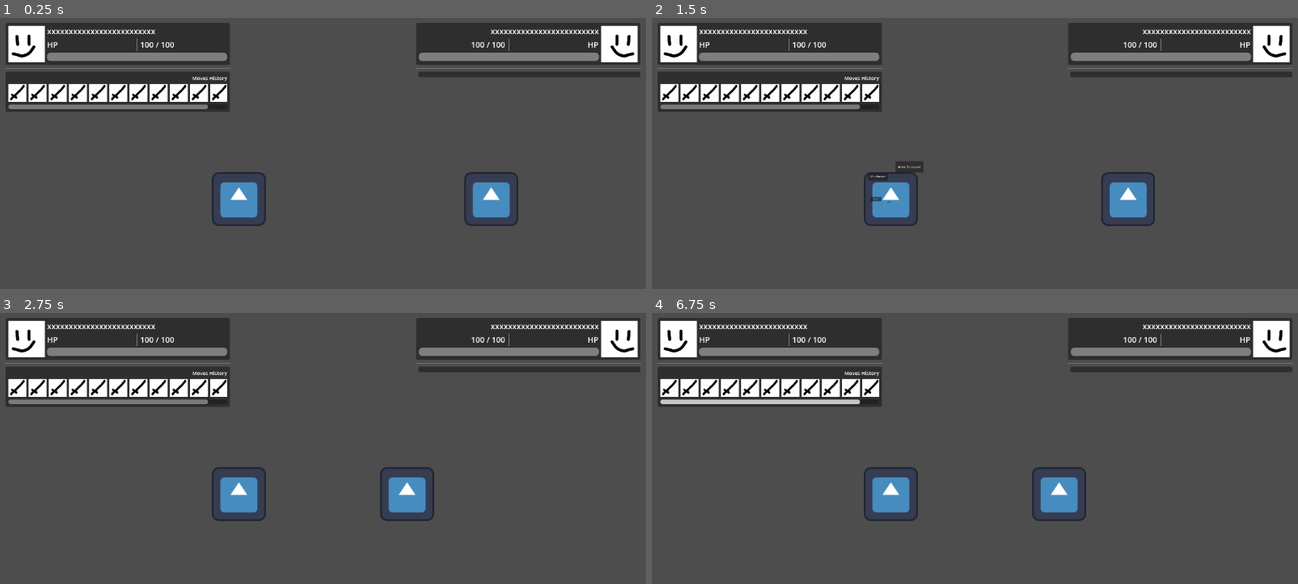
Above: before the commit, frames 1-4 (two rows, left to right).
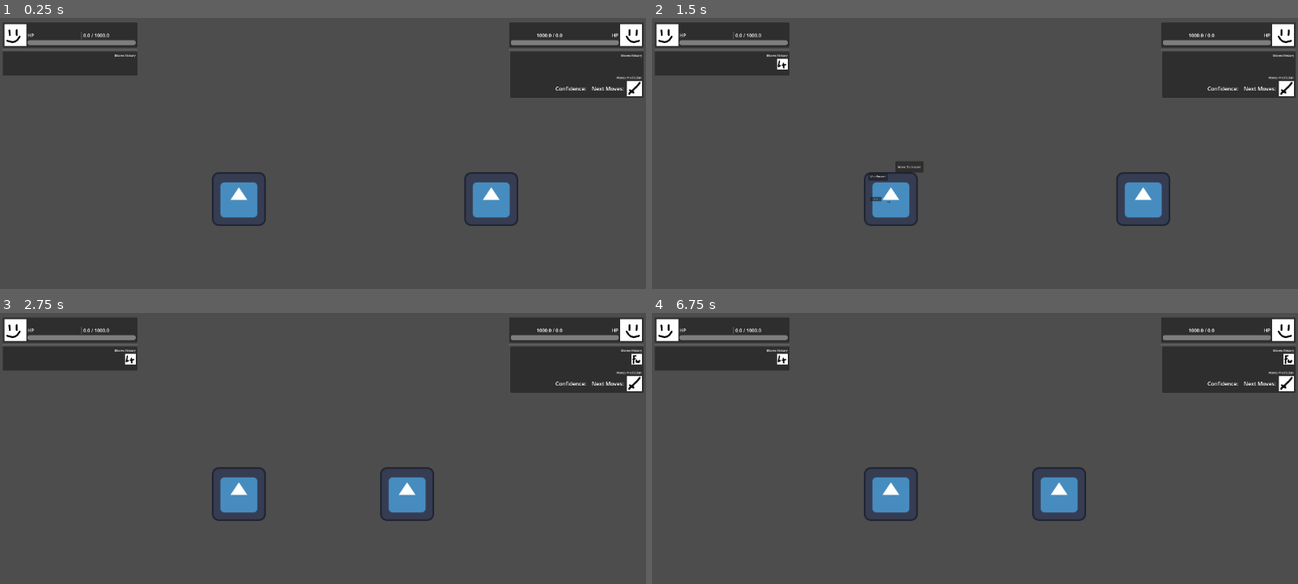
Above: after the commit, the same moments.

Repository: myticalcat/moveset-godot
Game: Godot game, scene res://scene/battle/battle_main.tscn
Two runs of this game, one before a commit and one after it. Both use one fixed random seed, a clock stepped at 60 frames per second and the inputs below. The engine's default icon, where the game draws it, is replaced by a stand-in: a white triangle on a blue panel in a dark square.
Inputs (mouse positions are in pixels of both pictures, inside the frame that each line leads up to):
- Up to frame 1 (0.25 s): no input
- Up to frame 2 (1.5 s): tap Enter at 0.5 s; move the mouse to (891, 199) at 0.52 s; click "Light Attack" at 1.25 s
- Up to frame 3 (2.75 s): tap Space at 2 s; move the mouse to (193, 510) at 2.02 s
- Up to frame 4 (6.75 s): move the mouse to (1039, 413) at 2.77 s; tap Enter at 3.5, 5 s; move the mouse to (942, 567) at 3.52 s; tap Space at 4.25, 5.75 s; move the mouse to (1168, 548) at 4.27 s; move the mouse to (781, 440) at 5.02 s; move the mouse to (1007, 494) at 5.77 s; move the mouse to (878, 402) at 6.52 s

The runs differ from the first frame. In frame 1, 15% of the frame differs, in the area x 0-100%, y 1-35%; in frame 2, 16%, in the area x 0-100%, y 1-77%; in frame 3, 15%; in frame 4, 15%.
Error before the commit: Invalid access to property or key 'max_health_point' on a base object of type 'Nil'. (res://scene/battle/ui_battle.gd:36)

Commit message:
bunch of shit i dont remember, but mostly UI i think

Diff:
--- a/scene/battle/battle_main.tscn
+++ b/scene/battle/battle_main.tscn
@@ -5,11 +5,12 @@
 [ext_resource type="PackedScene" uid="uid://ckmfcp604fw20" path="res://scene/battle/ui_battle.tscn" id="4_2rfxa"]
 [ext_resource type="PackedScene" uid="uid://64tnpm6qyy60" path="res://scripts/characters/character.tscn" id="4_onrr4"]
 
-[node name="BattleMain" type="Node2D" unique_id=1131230524 node_paths=PackedStringArray("camera", "player", "enemy")]
+[node name="BattleMain" type="Node2D" unique_id=1131230524 node_paths=PackedStringArray("camera", "player", "enemy", "ui")]
 script = ExtResource("1_hfrix")
 camera = NodePath("Camera2D")
 player = NodePath("Player")
 enemy = NodePath("Character2")
+ui = NodePath("UIBattle")
 
 [node name="Camera2D" type="Camera2D" parent="." unique_id=1996028079]
 zoom = Vector2(0.75, 0.75)
--- a/scene/battle/battle_manager.gd
+++ b/scene/battle/battle_manager.gd
@@ -10,6 +10,8 @@
 
 @export var player : Player
 @export var enemy : Character
+@export var ui : UIBattle
+@export var wait_time_between := 1.0
 var character_pos : Dictionary = {}
 var _move_tweens : Dictionary = {}
 
@@ -31,7 +33,14 @@
 	if debug == true:
 		player.chipset = NokaiFlip.new()
 		enemy.chipset = NokaiFlip.new()
-		start_game(player, enemy)
+		player.str_stat = 10
+		player.agi_stat = 20
+		player.int_stat = 10
+		player.health_point = player.str_stat * 100
+		enemy.health_point = enemy.str_stat * 100
+	ui.setup(player, enemy)
+	start_game(player, enemy)
+
 
 func start_game(player_new : Player, enemy_new: Character):
 	self.player = player_new
@@ -72,23 +81,31 @@
 		if player_spd == enemy_spd:
 			if randf() < 0.6:
 				resolve_moves(player, enemy, player_mv, enemy_mv, true)
-				await get_tree().create_timer(0.1).timeout
+				await get_tree().create_timer(wait_time_between).timeout
 				resolve_moves(enemy, player, enemy_mv, player_mv, false)
 			else:
 				resolve_moves(enemy, player, enemy_mv, player_mv, true)
-				await get_tree().create_timer(0.1).timeout
+				await get_tree().create_timer(wait_time_between).timeout
 				resolve_moves(player, enemy, player_mv, enemy_mv, false)
 		elif player_spd > enemy_spd:
 			resolve_moves(player, enemy, player_mv, enemy_mv, true)
-			await get_tree().create_timer(0.1).timeout
+			await get_tree().create_timer(wait_time_between).timeout
 			resolve_moves(enemy, player, enemy_mv, player_mv, false)
 		else:
 			resolve_moves(enemy, player, enemy_mv, player_mv, true)
-			await get_tree().create_timer(0.1).timeout
+			await get_tree().create_timer(wait_time_between).timeout
 			resolve_moves(player, enemy, player_mv, enemy_mv, false)
 
+		if enemy.is_staggered:
+			enemy.is_staggered = false
+
+		if player.is_staggered:
+			enemy.is_staggered = false
+
 
 func resolve_moves(actor : Character, subject : Character, mv : Moves.Types, subject_mv : Moves.Types, moved_first : bool):
+	if mv == Moves.Types.STAGGER:
+		return
 
 	actor.add_to_history(mv)
 
@@ -107,8 +124,6 @@
 	if mv == Moves.Types.PARRY:
 		print("parry")
 		resolve_parry(actor, subject, subject_mv, moved_first)
-	if mv == Moves.Types.STAGGER:
-		pass
 
 func resolve_parry(_actor : Character, subject : Character, subject_mv : Moves.Types, moved_first : bool):
 	if moved_first and subject_mv == Moves.Types.LIGHT_ATK:
--- a/scene/battle/ui_battle.gd
+++ b/scene/battle/ui_battle.gd
@@ -1,17 +1,21 @@
 extends CanvasLayer
 
+class_name UIBattle
+
 @export var l_name : Label
-@export var l_level: Label
 @export var l_hp_lab : Label
 @export var l_hp_prg : ProgressBar
 @export var l_mv_hst : HBoxContainer
+@export var l_mv_srl : ScrollContainer
 
 @export var r_name : Label
-@export var r_level: Label
 @export var r_hp_lab : Label
 @export var r_hp_prg : ProgressBar
 @export var r_mv_hst : HBoxContainer
 
+@export var next_pred_mv : Label
+@export var next_pred_cl : Label
+@export var next_pred_tx : TextureRect
 
 var l_char : Character
 var r_char : Character
@@ -30,13 +34,37 @@
 	l_prev_mv.append_array(l_char.move_history)
 	r_prev_mv = []
 	r_prev_mv.append_array(r_char.move_history)
+	for c in l_mv_hst.get_children():
+		c.queue_free()
+	for c in r_mv_hst.get_children():
+		c.queue_free()
+
 	update_ui()
 
 func update_ui():
+	if not l_char or not r_char:
+		return
+
 	l_hp_lab.text = str(l_char.max_health_point) + " / " + str(l_char.health_point)
 	r_hp_lab.text = str(l_char.health_point) + " / " + str(r_char.max_health_point)
 	l_hp_prg.value = l_char.health_point
 	r_hp_prg.value = r_char.health_point
+	if l_prev_mv != l_char.move_history:
+		l_prev_mv = l_char.move_history.duplicate()
+		for c in l_mv_hst.get_children():
+			c.queue_free()
+		for mv in l_prev_mv:
+			var tx := TextureRect.new()
+			tx.texture = Moves.type_to_texture(mv)
+			l_mv_hst.add_child(tx)
+	if r_prev_mv != r_char.move_history:
+		r_prev_mv = r_char.move_history.duplicate()
+		for c in r_mv_hst.get_children():
+			c.queue_free()
+		for mv in r_prev_mv:
+			var tx := TextureRect.new()
+			tx.texture = Moves.type_to_texture(mv)
+			r_mv_hst.add_child(tx)
 
-func _process(delta: float) -> void:
+func _process(_delta: float) -> void:
 	update_ui()
--- a/scene/battle/ui_battle.tscn
+++ b/scene/battle/ui_battle.tscn
@@ -6,14 +6,28 @@
 [ext_resource type="LabelSettings" uid="uid://bnnf43mt36kr6" path="res://theme/label_ui_info.tres" id="3_rng56"]
 [ext_resource type="Texture2D" uid="uid://bc5rebjcoal70" path="res://assets/32_atk.jpg" id="4_rng56"]
 
-[node name="UIBattle" type="CanvasLayer" unique_id=1112870766]
+[node name="UIBattle" type="CanvasLayer" unique_id=1112870766 node_paths=PackedStringArray("l_name", "l_hp_lab", "l_hp_prg", "l_mv_hst", "l_mv_srl", "r_name", "r_hp_lab", "r_hp_prg", "r_mv_hst", "next_pred_mv", "next_pred_cl", "next_pred_tx")]
+scale = Vector2(0.6, 0.6)
+transform = Transform2D(0.6, 0, 0, 0.6, 0, 0)
 script = ExtResource("1_7uw2c")
+l_name = NodePath("Control/MarginContainer/HBoxContainer/PlayerVBox/InfoPanel/MarginContainer/HBoxContainer/VBoxContainer/PlayerName")
+l_hp_lab = NodePath("Control/MarginContainer/HBoxContainer/PlayerVBox/InfoPanel/MarginContainer/HBoxContainer/VBoxContainer/HBoxContainer/HPLab")
+l_hp_prg = NodePath("Control/MarginContainer/HBoxContainer/PlayerVBox/InfoPanel/MarginContainer/HBoxContainer/VBoxContainer/HpBarPlayer")
+l_mv_hst = NodePath("Control/MarginContainer/HBoxContainer/PlayerVBox/HBoxContainer/PanelContainer/MarginContainer/VBoxContainer/ScrollContainer/HBoxContainer")
+l_mv_srl = NodePath("Control/MarginContainer/HBoxContainer/PlayerVBox/HBoxContainer/PanelContainer/MarginContainer/VBoxContainer/ScrollContainer")
+r_name = NodePath("Control/MarginContainer/HBoxContainer/EnemyVBox/InfoPanel2/MarginContainer/HBoxContainer/VBoxContainer/PlayerName")
+r_hp_lab = NodePath("Control/MarginContainer/HBoxContainer/EnemyVBox/InfoPanel2/MarginContainer/HBoxContainer/VBoxContainer/HBoxContainer/HPLab")
+r_hp_prg = NodePath("Control/MarginContainer/HBoxContainer/EnemyVBox/InfoPanel2/MarginContainer/HBoxContainer/VBoxContainer/HpBarPlayer")
+r_mv_hst = NodePath("Control/MarginContainer/HBoxContainer/EnemyVBox/HBoxContainer/PanelContainer/VBoxContainer/MarginContainer2/VBoxContainer/ScrollContainer/HBoxContainer")
+next_pred_mv = NodePath("Control/MarginContainer/HBoxContainer/EnemyVBox/HBoxContainer/PanelContainer/VBoxContainer/MarginContainer2/VBoxContainer/HBoxContainer/NextMoves")
+next_pred_cl = NodePath("Control/MarginContainer/HBoxContainer/EnemyVBox/HBoxContainer/PanelContainer/VBoxContainer/MarginContainer2/VBoxContainer/HBoxContainer/Confidence")
+next_pred_tx = NodePath("Control/MarginContainer/HBoxContainer/EnemyVBox/HBoxContainer/PanelContainer/VBoxContainer/MarginContainer2/VBoxContainer/HBoxContainer/TextureRect")
 
 [node name="Control" type="Control" parent="." unique_id=953920951]
 layout_mode = 3
 anchor_top = -0.0001481374
-anchor_right = 1.0
-anchor_bottom = -0.0001481374
+anchor_right = 1.6710069
+anchor_bottom = -0.0002962748
 offset_bottom = 0.09599304
 grow_horizontal = 2
 size_flags_horizontal = 3
@@ -23,7 +37,10 @@
 layout_mode = 1
 anchors_preset = -1
 anchor_right = 1.0
-offset_bottom = 176.24
+offset_left = -2.4999998
+offset_top = 2.5959892
+offset_right = -2.5
+offset_bottom = 247.596
 grow_horizontal = 2
 grow_vertical = 2
 theme_override_constants/margin_left = 10
@@ -254,9 +271,107 @@
 layout_mode = 2
 size_flags_horizontal = 3
 
-[node name="MarginContainer" type="MarginContainer" parent="Control/MarginContainer/HBoxContainer/EnemyVBox/HBoxContainer/PanelContainer" unique_id=2113527643]
+[node name="VBoxContainer" type="VBoxContainer" parent="Control/MarginContainer/HBoxContainer/EnemyVBox/HBoxContainer/PanelContainer" unique_id=1280115813]
+layout_mode = 2
+
+[node name="MarginContainer2" type="MarginContainer" parent="Control/MarginContainer/HBoxContainer/EnemyVBox/HBoxContainer/PanelContainer/VBoxContainer" unique_id=388440655]
 layout_mode = 2
 theme_override_constants/margin_left = 5
 theme_override_constants/margin_top = 5
 theme_override_constants/margin_right = 5
 theme_override_constants/margin_bottom = 5
+
+[node name="VBoxContainer" type="VBoxContainer" parent="Control/MarginContainer/HBoxContainer/EnemyVBox/HBoxContainer/PanelContainer/VBoxContainer/MarginContainer2" unique_id=773985001]
+layout_mode = 2
+
+[node name="Label" type="Label" parent="Control/MarginContainer/HBoxContainer/EnemyVBox/HBoxContainer/PanelContainer/VBoxContainer/MarginContainer2/VBoxContainer" unique_id=1986105310]
+layout_mode = 2
+text = "Moves History"
+label_settings = ExtResource("3_6ya20")
+horizontal_alignment = 2
+
+[node name="ScrollContainer" type="ScrollContainer" parent="Control/MarginContainer/HBoxContainer/EnemyVBox/HBoxContainer/PanelContainer/VBoxContainer/MarginContainer2/VBoxContainer" unique_id=1625568769]
+custom_minimum_size = Vector2(0, 45)
+layout_mode = 2
+size_flags_vertical = 3
+horizontal_scroll_mode = 4
+
+[node name="HBoxContainer" type="HBoxContainer" parent="Control/MarginContainer/HBoxContainer/EnemyVBox/HBoxContainer/PanelContainer/VBoxContainer/MarginContainer2/VBoxContainer/ScrollContainer" unique_id=2072071734]
+layout_mode = 2
+size_flags_horizontal = 3
+alignment = 2
+
+[node name="TextureRect19" type="TextureRect" parent="Control/MarginContainer/HBoxContainer/EnemyVBox/HBoxContainer/PanelContainer/VBoxContainer/MarginContainer2/VBoxContainer/ScrollContainer/HBoxContainer" unique_id=913147374]
+layout_mode = 2
+texture = ExtResource("4_rng56")
+
+[node name="TextureRect20" type="TextureRect" parent="Control/MarginContainer/HBoxContainer/EnemyVBox/HBoxContainer/PanelContainer/VBoxContainer/MarginContainer2/VBoxContainer/ScrollContainer/HBoxContainer" unique_id=548981367]
+layout_mode = 2
+texture = ExtResource("4_rng56")
+
+[node name="TextureRect21" type="TextureRect" parent="Control/MarginContainer/HBoxContainer/EnemyVBox/HBoxContainer/PanelContainer/VBoxContainer/MarginContainer2/VBoxContainer/ScrollContainer/HBoxContainer" unique_id=1517127203]
+layout_mode = 2
+texture = ExtResource("4_rng56")
+
+[node name="TextureRect22" type="TextureRect" parent="Control/MarginContainer/HBoxContainer/EnemyVBox/HBoxContainer/PanelContainer/VBoxContainer/MarginContainer2/VBoxContainer/ScrollContainer/HBoxContainer" unique_id=38861276]
+layout_mode = 2
+texture = ExtResource("4_rng56")
+
+[node name="TextureRect23" type="TextureRect" parent="Control/MarginContainer/HBoxContainer/EnemyVBox/HBoxContainer/PanelContainer/VBoxContainer/MarginContainer2/VBoxContainer/ScrollContainer/HBoxContainer" unique_id=419826055]
+layout_mode = 2
+texture = ExtResource("4_rng56")
+
+[node name="TextureRect24" type="TextureRect" parent="Control/MarginContainer/HBoxContainer/EnemyVBox/HBoxContainer/PanelContainer/VBoxContainer/MarginContainer2/VBoxContainer/ScrollContainer/HBoxContainer" unique_id=1752241230]
+layout_mode = 2
+texture = ExtResource("4_rng56")
+
+[node name="TextureRect25" type="TextureRect" parent="Control/MarginContainer/HBoxContainer/EnemyVBox/HBoxContainer/PanelContainer/VBoxContainer/MarginContainer2/VBoxContainer/ScrollContainer/HBoxContainer" unique_id=1374810283]
+layout_mode = 2
+texture = ExtResource("4_rng56")
+
+[node name="TextureRect26" type="TextureRect" parent="Control/MarginContainer/HBoxContainer/EnemyVBox/HBoxContainer/PanelContainer/VBoxContainer/MarginContainer2/VBoxContainer/ScrollContainer/HBoxContainer" unique_id=1596976610]
+layout_mode = 2
+texture = ExtResource("4_rng56")
+
+[node name="TextureRect27" type="TextureRect" parent="Control/MarginContainer/HBoxContainer/EnemyVBox/HBoxContainer/PanelContainer/VBoxContainer/MarginContainer2/VBoxContainer/ScrollContainer/HBoxContainer" unique_id=1268164126]
+layout_mode = 2
+texture = ExtResource("4_rng56")
+
+[node name="TextureRect28" type="TextureRect" parent="Control/MarginContainer/HBoxContainer/EnemyVBox/HBoxContainer/PanelContainer/VBoxContainer/MarginContainer2/VBoxContainer/ScrollContainer/HBoxContainer" unique_id=1873583067]
+layout_mode = 2
+texture = ExtResource("4_rng56")
+
+[node name="TextureRect29" type="TextureRect" parent="Control/MarginContainer/HBoxContainer/EnemyVBox/HBoxContainer/PanelContainer/VBoxContainer/MarginContainer2/VBoxContainer/ScrollContainer/HBoxContainer" unique_id=1535340986]
+layout_mode = 2
+texture = ExtResource("4_rng56")
+
+[node name="TextureRect30" type="TextureRect" parent="Control/MarginContainer/HBoxContainer/EnemyVBox/HBoxContainer/PanelContainer/VBoxContainer/MarginContainer2/VBoxContainer/ScrollContainer/HBoxContainer" unique_id=251038379]
+layout_mode = 2
+texture = ExtResource("4_rng56")
+
+[node name="Label2" type="Label" parent="Control/MarginContainer/HBoxContainer/EnemyVBox/HBoxContainer/PanelContainer/VBoxContainer/MarginContainer2/VBoxContainer" unique_id=89830961]
+layout_mode = 2
+text = "Moves Prediction"
+label_settings = ExtResource("3_6ya20")
+horizontal_alignment = 2
+
+[node name="HBoxContainer" type="HBoxContainer" parent="Control/MarginContainer/HBoxContainer/EnemyVBox/HBoxContainer/PanelContainer/VBoxContainer/MarginContainer2/VBoxContainer" unique_id=276840219]
+custom_minimum_size = Vector2(0, 45)
+layout_mode = 2
+alignment = 2
+
+[node name="Confidence" type="Label" parent="Control/MarginContainer/HBoxContainer/EnemyVBox/HBoxContainer/PanelContainer/VBoxContainer/MarginContainer2/VBoxContainer/HBoxContainer" unique_id=292482165]
+layout_mode = 2
+text = "Confidence: "
+
+[node name="VSeparator" type="VSeparator" parent="Control/MarginContainer/HBoxContainer/EnemyVBox/HBoxContainer/PanelContainer/VBoxContainer/MarginContainer2/VBoxContainer/HBoxContainer" unique_id=1613399954]
+layout_mode = 2
+
+[node name="NextMoves" type="Label" parent="Control/MarginContainer/HBoxContainer/EnemyVBox/HBoxContainer/PanelContainer/VBoxContainer/MarginContainer2/VBoxContainer/HBoxContainer" unique_id=231340668]
+layout_mode = 2
+text = "Next Moves: "
+
+[node name="TextureRect" type="TextureRect" parent="Control/MarginContainer/HBoxContainer/EnemyVBox/HBoxContainer/PanelContainer/VBoxContainer/MarginContainer2/VBoxContainer/HBoxContainer" unique_id=1154840231]
+layout_mode = 2
+texture = ExtResource("4_rng56")
+expand_mode = 2
--- a/scripts/characters/character.gd
+++ b/scripts/characters/character.gd
@@ -39,7 +39,7 @@
 			_delegate.is_staggered = new
 		else:
 			_is_staggered = new
-			texture = sprite_dict[Moves.Types.STAGGER][0]
+			# texture = sprite_dict[Moves.Types.STAGGER][0]
 	get: return _delegate.is_staggered if _delegate else _is_staggered
 
 var _is_staggered := false
--- a/scripts/characters/moves/moves.gd
+++ b/scripts/characters/moves/moves.gd
@@ -9,6 +9,18 @@
 	PARRY,
 	STAGGER,
 }
+
+static var texture_type = {
+	Types.LIGHT_ATK : preload("res://assets/32_lt_ak.jpg"),
+	Types.STRONG_ATK : preload("res://assets/32_st_ak.jpg"),
+	Types.SPECIAL_ATK : preload("res://assets/32_sp_ak.jpg"),
+	Types.BACK_MV : preload("res://assets/32_bw_mv.jpg"),
+	Types.FORW_MV : preload("res://assets/32_fw_mv.jpg"),
+	Types.PARRY : preload("res://assets/32_pr.jpg"),
+}
+
+static func type_to_texture(mv : Types) -> Texture2D:
+	return texture_type[mv]
 
 static func type_to_string(mv : Moves.Types):
 	return{
--- a/scripts/characters/player.gd
+++ b/scripts/characters/player.gd
@@ -26,7 +26,7 @@
 
 func setup(c: Character) -> void:
 	actual_character = c
-	set_delegate(c)
+	self.set_delegate(c)
 
 # --- proxy methods (for subclass dispatch) ---
 
